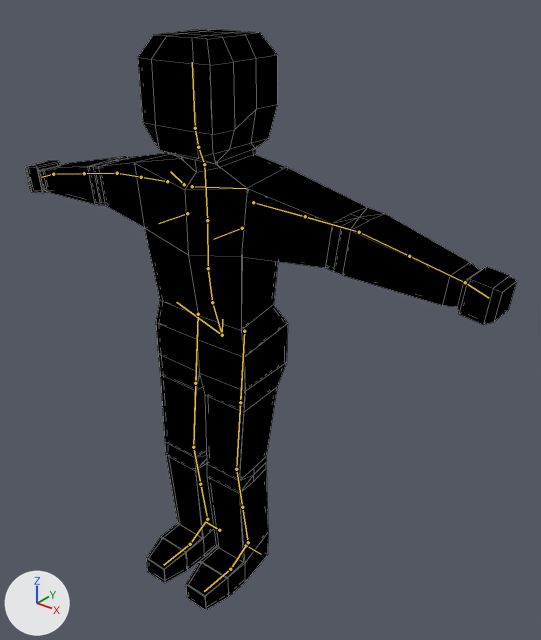
Two versions of the Blender file assets/models/Agent.blend, one commit apart.
Camera for both pictures: a 50 mm camera at (0.846, -0.879, 1.14) aimed at (0.074, 0.086, 0.542). Arrows for +X, +Y and +Z are at lower left; the lights stay in place. The bones that bend it are drawn over the model as lines. Mesh edges are drawn as thin lines.
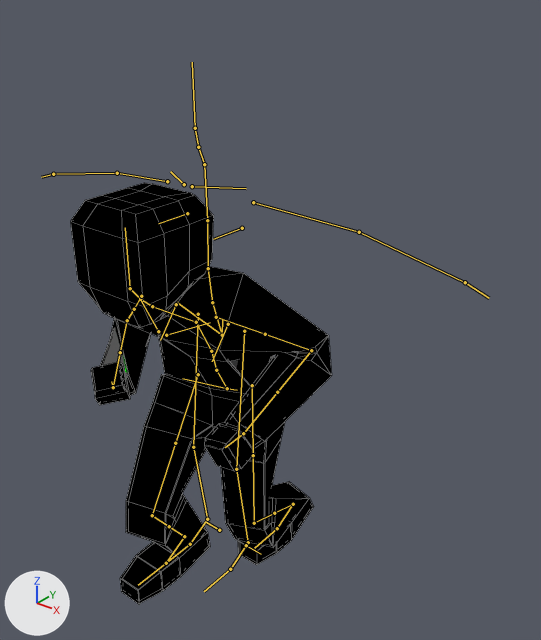
The newer file adds an action. The first version stands in its rest pose; the second is drawn at frame 0 of the action 'Crouch_Walk'.

Location of each change, [x1, y1, x2, y2] in pixels of the pictures (541 x 640 px):
'Mesh', posed (47% narrower, 28% shorter): before [25, 29, 517, 611]; after [70, 183, 332, 604]

The change in detail:
Bone 'torso' (bone_torso) moves from (0.0, 0.0, 0.0) to (0.0, 0.0, -0.169).
Bone 'hips' (bone_hips) moves from (0.0, 0.0, 0.0) to (0.0, 0.0, 0.024).
Bone 'hips' (bone_hips) turns from (0, 0, 0) to (17, 0, 17) degrees about its own x, y and z.
Bone 'chest' (bone_chest) turns from (0, 0, 0) to (52, 0, 0) degrees about its own x, y and z.
Bone 'neck' (bone_neck) moves from (0.0, 0.0, 0.0) to (0.0, 0.019, 0.01).
Bone 'upper_arm_ik.L' (bone_upper_arm_ik_l) moves from (0.0, 0.0, 0.0) to (-0.009, -0.02, 0.005).
Bone 'upper_arm_ik.L' (bone_upper_arm_ik_l) turns from (0, 0, 0) to (0, -25, 0) degrees about its own x, y and z.
Bone 'upper_arm_ik.R' (bone_upper_arm_ik_r) turns from (0, 0, 0) to (0, 29, 0) degrees about its own x, y and z.
Bone 'hand_ik.L' (bone_hand_ik_l) moves from (0.0, 0.0, 0.0) to (-0.304, -0.122, -0.315).
Bone 'hand_ik.L' (bone_hand_ik_l) turns from (0, 0, 0) to (85, 5, -51) degrees about its own x, y and z.
Bone 'hand_ik.R' (bone_hand_ik_r) moves from (0.0, 0.0, 0.0) to (0.346, -0.174, -0.301).
Bone 'hand_ik.R' (bone_hand_ik_r) turns from (0, 0, 0) to (145, 41, 17) degrees about its own x, y and z.
Bone 'foot_ik.L' (bone_foot_ik_l) moves from (0.0, 0.0, 0.0) to (0.0, 0.155, 0.0).
Bone 'foot_ik.R' (bone_foot_ik_r) moves from (0.0, 0.0, 0.0) to (0.0, -0.07, 0.0).
